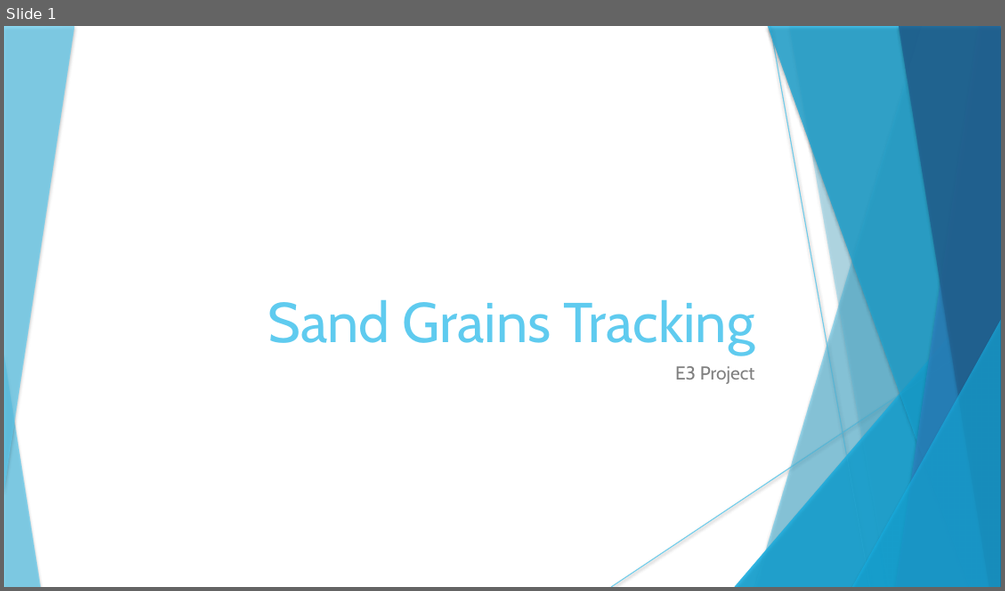
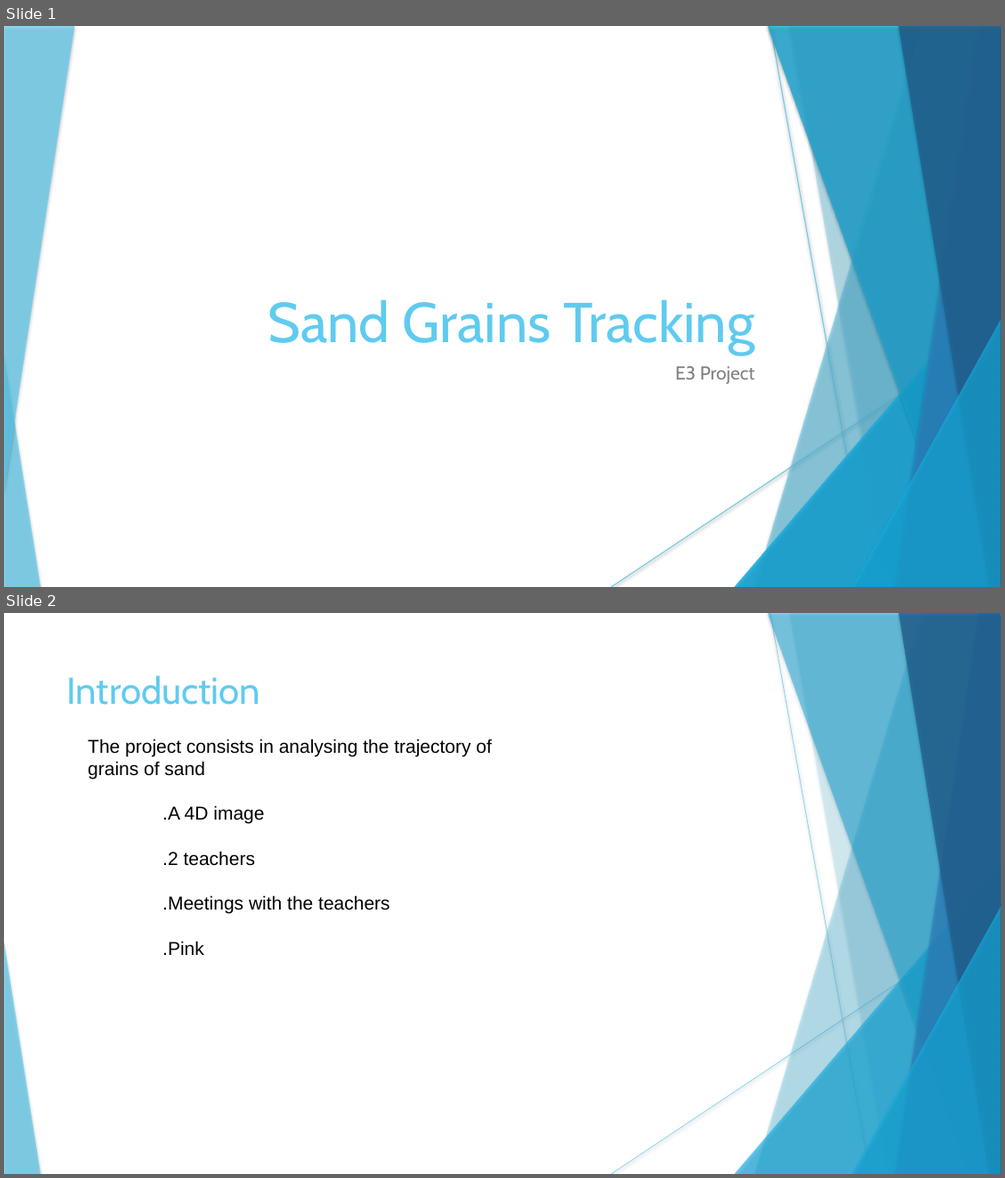
Before and after one commit to technolapin/sable, a slide deck: anglais/Présentation.pptx. Shown one above the other, each under a label of ours: slide 1 before the commit, slides 1 and 2 after it. The pictures are 1005x591 and 1005x1178 pixels, drawn with LibreOffice and Linux fonts; fonts in the diff are those of the drawing. Boxes give left, top, right and bottom in pixels: in the first picture for what was removed or moved away, otherwise in the second. Text is boxed around its words. In the diff, an @@ line names an element or a change of style, - is before the commit and + after.

```diff
--- a/anglais/Présentation.pptx
+++ b/anglais/Présentation.pptx
@@ slide 2 added at <box>4,613,1001,1174</box>, background #FFFFFF; not listed: 10 template elements that a slide beside it also shows @@
@@ text added at <box>66,675,260,705</box>, 36 pt, text #5FCBEF @@
+Introduction
@@ text added at <box>88,738,491,955</box>, 18 pt, text #000000 @@
+The project consists in analysing the trajectory of grains of sand
+.A 4D image
+.2 teachers
+.Meetings with the teachers
+.Pink
```
Also in this commit, not shown: 12 other slides changed, 3 other slides added, 1 slide removed.
